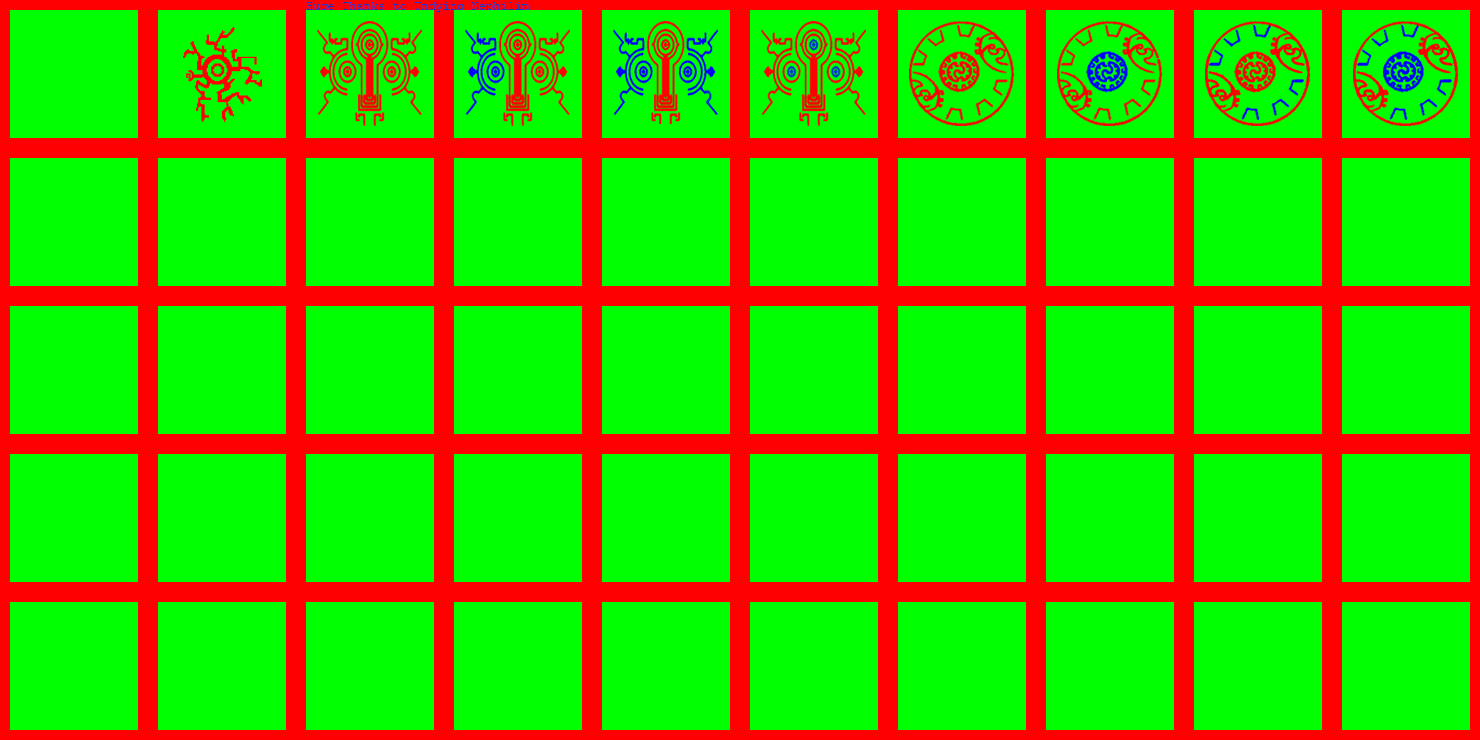
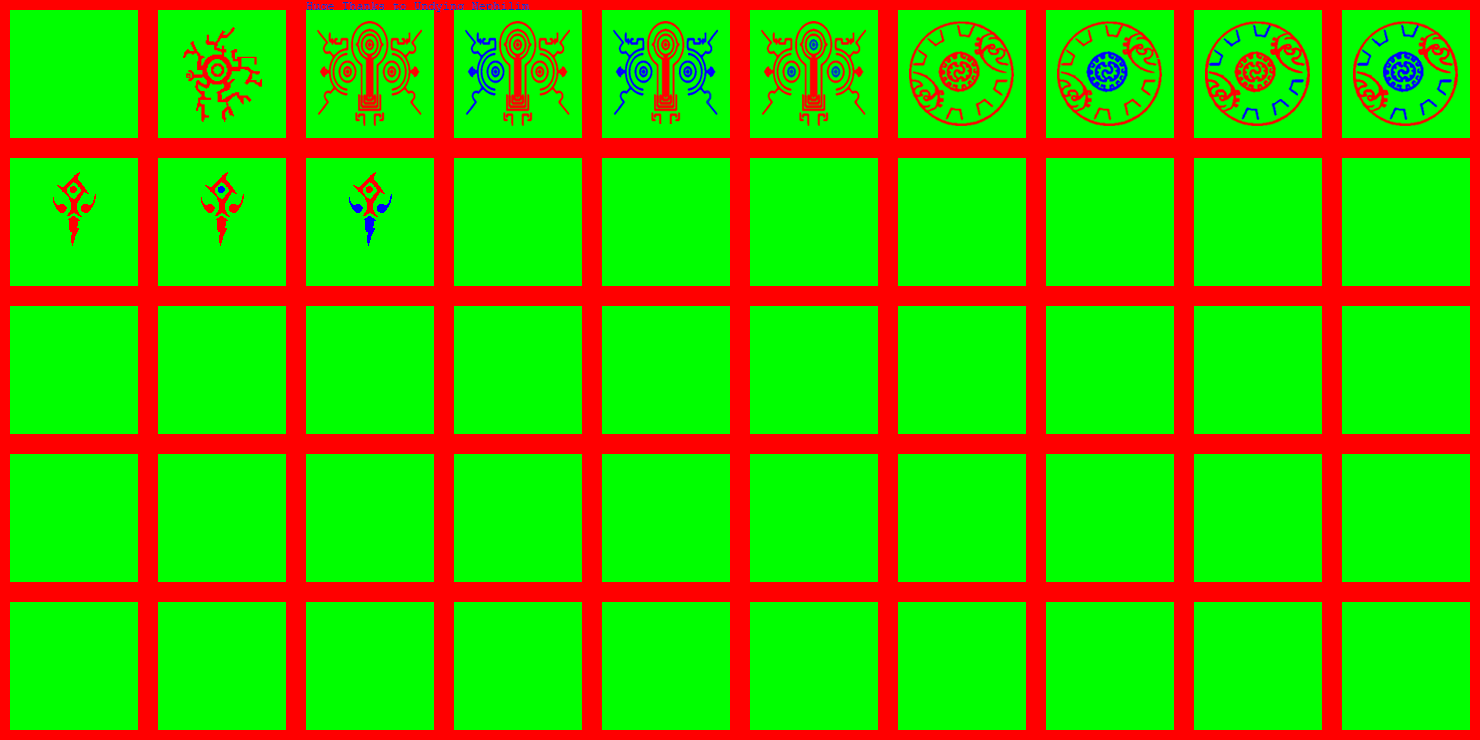
Revision of a layered 1480 × 740 image; what changed, layer by layer:
added layer "Layer 14" above "Layer 13" over [349, 172, 392, 246]
added layer "Layer 13" above "Layer 12" over [201, 172, 244, 246]
added layer "Layer 12" above "Layer 6" over [53, 172, 96, 246]
